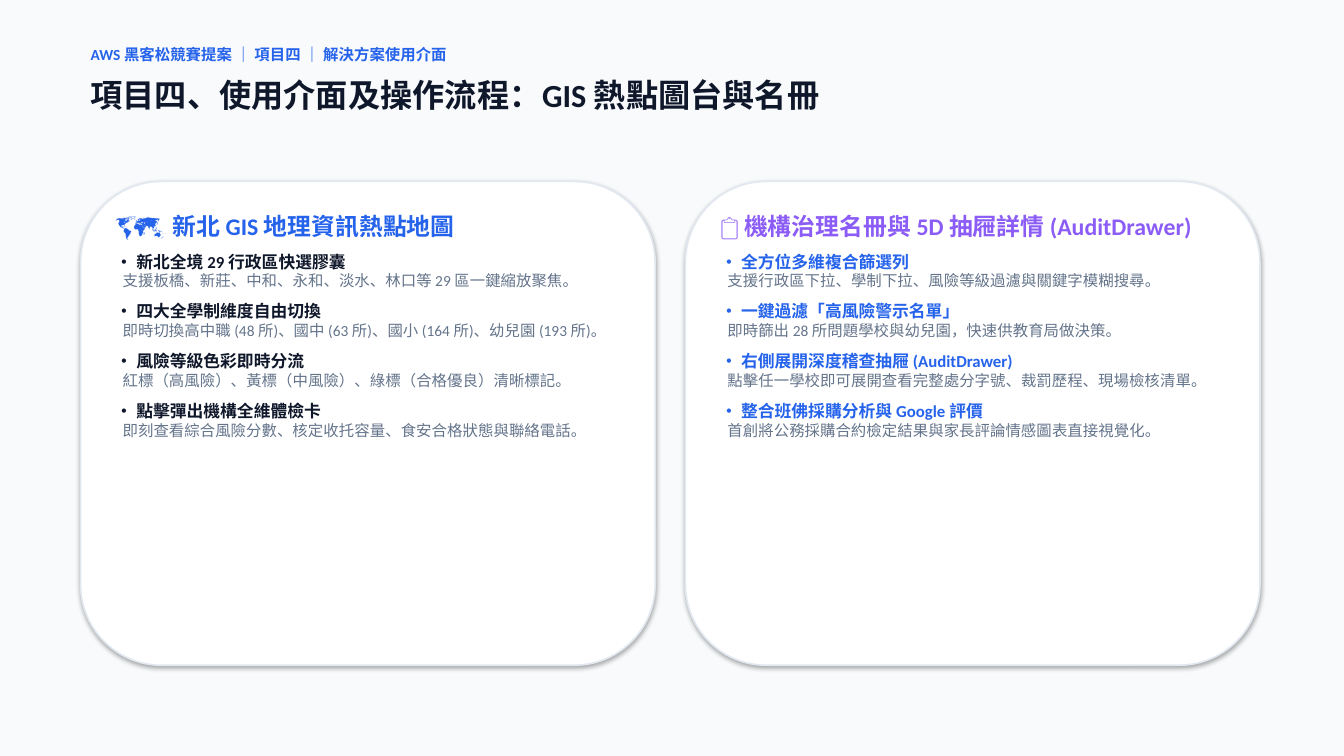
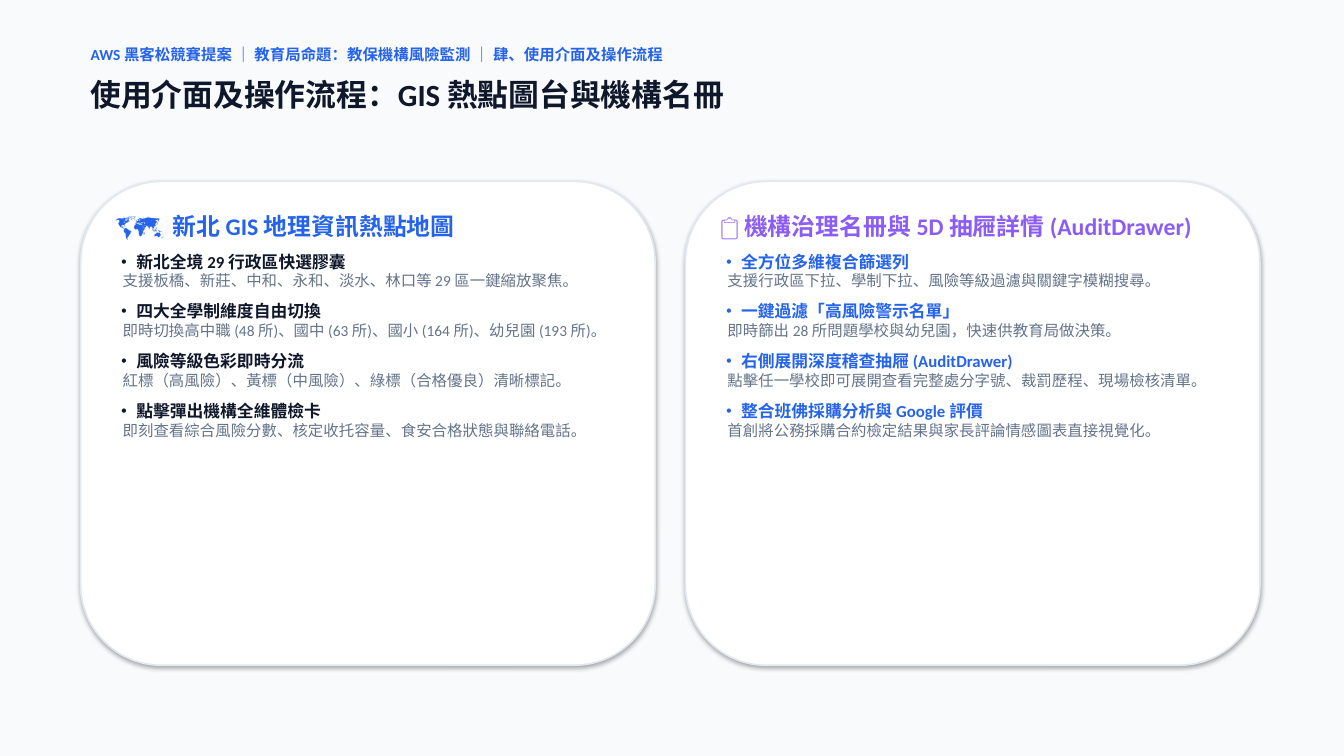
Before and after one commit to oscarlin9398-debug/smart-watchdog, a slide deck: slide 7 of 新北市校園治理情報平台_提案簡報.pptx. Drawn at 1344x756 pixels with LibreOffice and Linux fonts; fonts in the diff are those of the drawing. Boxes give left, top, right and bottom in pixels: in the first picture for what was removed or moved away, otherwise in the second. Text is boxed around its words. In the diff, an @@ line names an element or a change of style, - is before the commit and + after.

```diff
--- a/新北市校園治理情報平台_提案簡報.pptx
+++ b/新北市校園治理情報平台_提案簡報.pptx
@@ text at [91,45,663,65]: text changed @@
-AWS 黑客松競賽提案 ｜ 項目四 ｜ 解決方案使用介面
+AWS 黑客松競賽提案 ｜ 教育局命題：教保機構風險監測 ｜ 肆、使用介面及操作流程
@@ text at [91,79,724,109]: text changed; size 23 to 22 pt @@
-項目四、使用介面及操作流程：GIS 熱點圖台與名冊
+使用介面及操作流程：GIS 熱點圖台與機構名冊
```
Also in this commit, not shown: 9 other slides changed, 3 other files.
